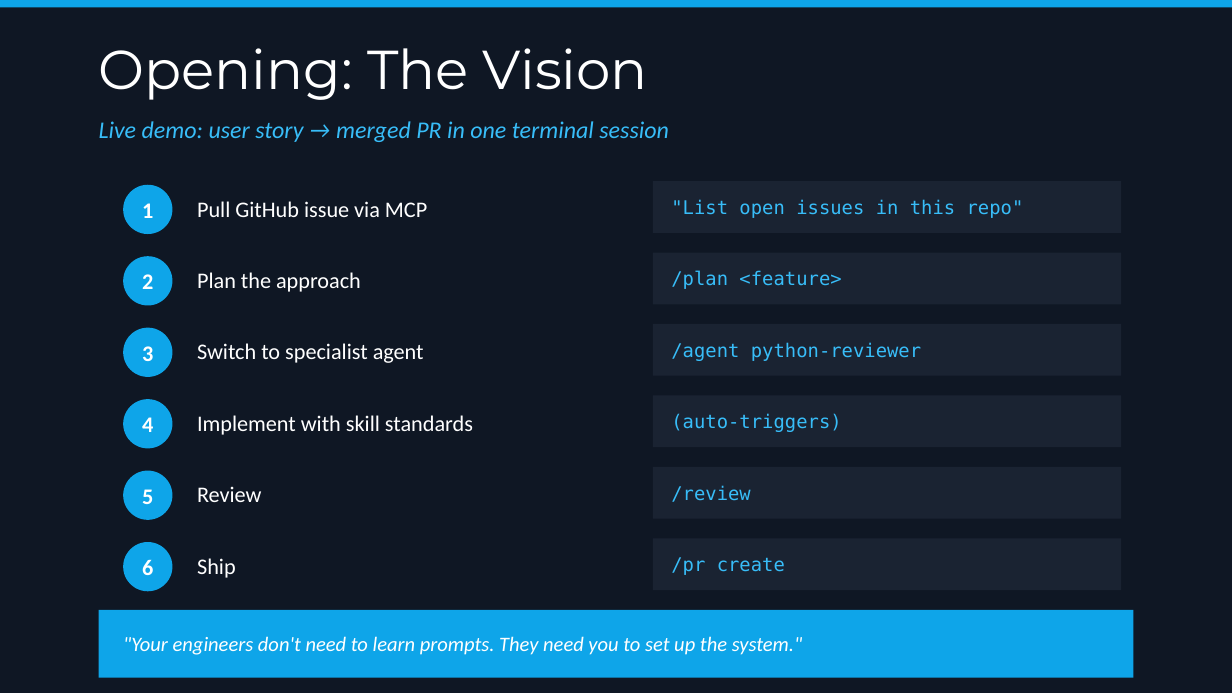
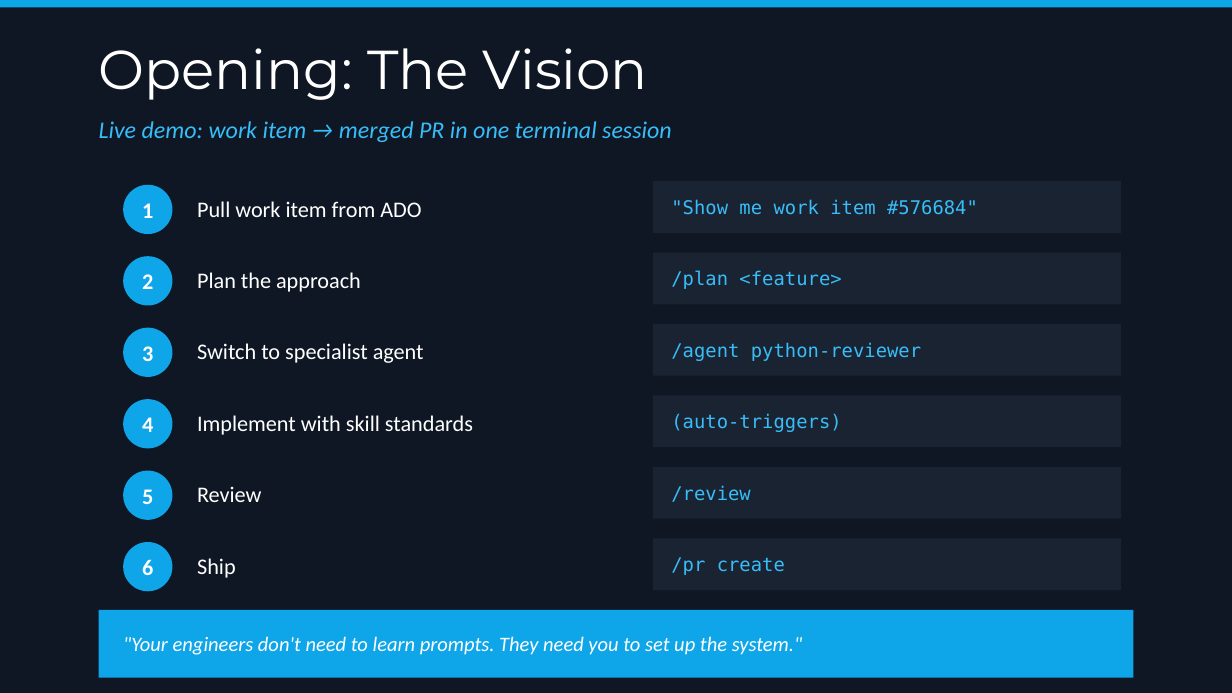
Before and after one commit to bubuding0809/copilot-cli-for-beginners, a slide deck: slide 6 of WORKSHOP-PRESENTATION.pptx. Drawn at 1232x693 pixels with LibreOffice and Linux fonts; fonts in the diff are those of the drawing. Boxes give left, top, right and bottom in pixels: in the first picture for what was removed or moved away, otherwise in the second. Text is boxed around its words. In the diff, an @@ line names an element or a change of style, - is before the commit and + after.

```diff
--- a/WORKSHOP-PRESENTATION.pptx
+++ b/WORKSHOP-PRESENTATION.pptx
@@ text at [99,121,672,142]: text changed @@
-Live demo: user story → merged PR in one terminal session
+Live demo: work item → merged PR in one terminal session
@@ text at [197,201,421,217]: text changed @@
-Pull GitHub issue via MCP
+Pull work item from ADO
@@ text at [671,199,978,215]: text changed @@
-"List open issues in this repo"
+"Show me work item #576684"
```
Also in this commit, not shown: 4 other slides changed, 1 slide added, 1 slide removed, 3 other files.
